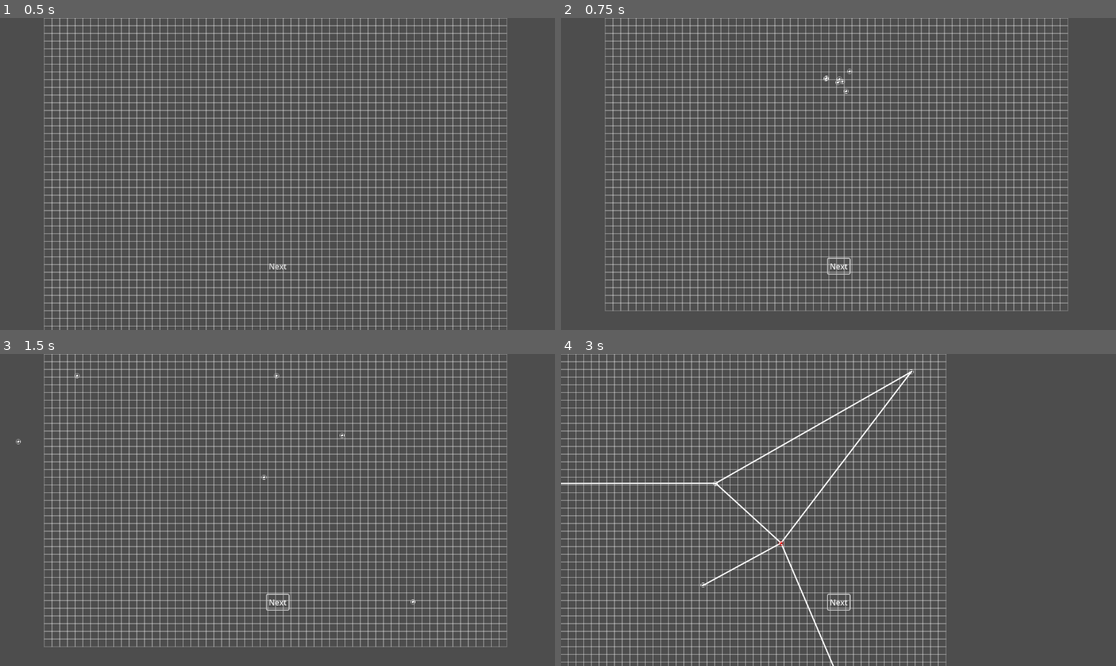
Above: before the commit, frames 1-4 (two rows, left to right).
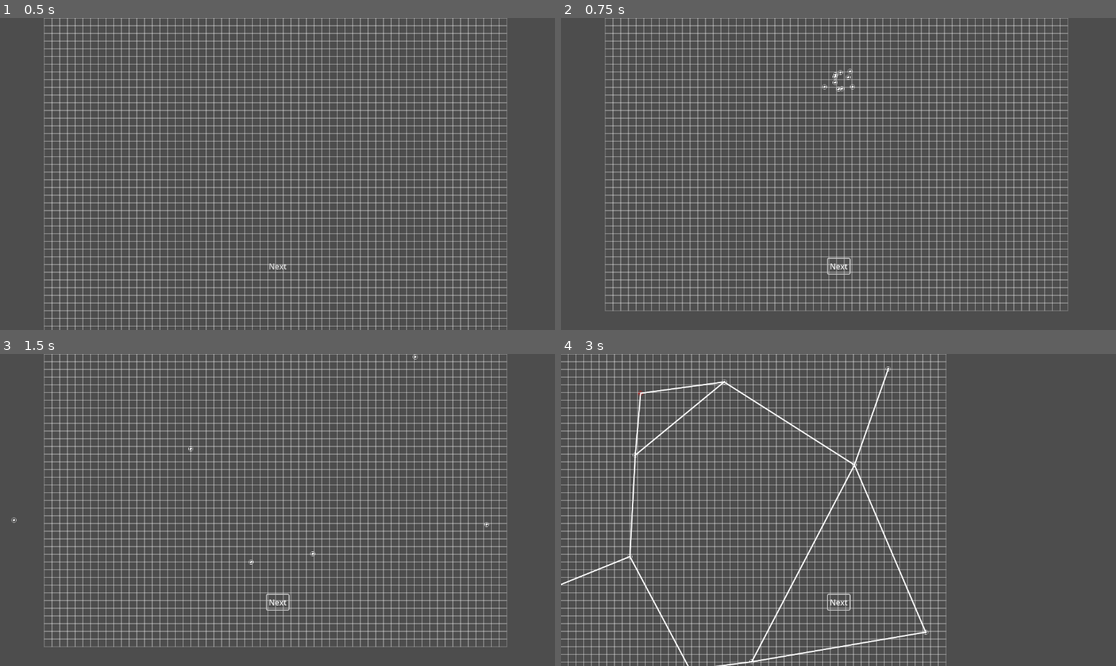
Above: after the commit, the same moments.

Repository: ionn232/Procedural-Generation-Applied-to-Metroidvania-Level-Design
Game: Godot game, scene res://scene/main_scene.tscn
Same seed, same stepped clock (60 frames per second), same inputs: the game is played once before the commit and once after it.
Inputs (mouse positions are in pixels of both pictures, inside the frame that each line leads up to):
- Up to frame 1 (0.5 s): no input
- Up to frame 2 (0.75 s): click "Next" at 0.5 s
- Up to frame 3 (1.5 s): click "Next" at 1.25 s
- Up to frame 4 (3 s): click "Next" at 2 s; tap Enter at 2.75 s; move the mouse to (960, 494) at 2.77 s; press the mouse at (960, 494) at 2.78 s

Frame 1 is identical in both runs. In frame 2, 0.1% of the frame differs, in the area x 47-53%, y 16-25%; in frame 3, 0.1%; in frame 4, 2.4%, in the area x 0-67%, y 4-100%.

Commit message:
step 5 optimizations

Diff:
--- a/class/map_generator.gd
+++ b/class/map_generator.gd
@@ -19,7 +19,7 @@
 	main_map.initialize_map()
 	Level.map = main_map
 	ui.stage_changed.connect(_stage_handler.bind())
-	rng.seed = hash("test_seed")
+	rng.seed = hash("test")
 
 func _stage_handler():
 	match(Utils.generator_stage):
@@ -198,18 +198,17 @@
 		#remove next area from elegibility: store progression and backtracking routes
 		progression_routes[expanding_area_index].push_back(available_routes[expanding_area_index].pop_at(route_index))
 		for current_route_list in available_routes: #TODO: introduce randomness (allow multiple entries to new area)
+			current_route_list.erase(new_area)
 			#TODO decide if saved to progression or not instead of saving to backtracking
-			var index:int = current_route_list.find(new_area)
-			if index != -1:
-				backtrack_routes[i].push_back(current_route_list.pop_at(index))
-		#add routes from next area to unseen areas to table
+			#var index:int = current_route_list.find(new_area)
+			#if index != -1:
+				#backtrack_routes[i].push_back(current_route_list.pop_at(index))
+		#fill table: add routes from next area to unseen areas
 		for route_dest:AreaPoint in ordered_areas[i].relations:
 			if !ordered_areas.has(route_dest):
 				available_routes[i].push_back(route_dest)
-
 	#apply to singleton instance
 	Level.area_points = ordered_areas
-
 	#store progression//backtracking information
 	for i:int in range(len(progression_routes)):
 		if len(progression_routes[i]) == 0: continue
--- a/scene/main_scene.tscn
+++ b/scene/main_scene.tscn
@@ -13,7 +13,7 @@
 [node name="MapGenerator" parent="." instance=ExtResource("1_6rntq")]
 map_size_x = 60
 map_size_y = 60
-number_of_areas = 7
+number_of_areas = 10
 area_size_factor = 5.0
 
 [node name="LayoutDisplay" parent="." node_paths=PackedStringArray("generator") instance=ExtResource("2_qa15b")]
--- a/static_resources/utils.gd
+++ b/static_resources/utils.gd
@@ -43,14 +43,32 @@
 	SPAWN
 }
 
-static var area_colors : Array[Color] = [ #TODO expand greatly
+const area_colors : Array[Color] = [
 	Color.RED,
+	Color.TEAL,
+	Color.YELLOW,
+	Color.PURPLE,
 	Color.GREEN,
+	Color.ORANGE,
 	Color.BLUE,
-	Color.ORANGE,
-	Color.PURPLE,
-	Color.YELLOW,
-	Color.TEAL
+	Color.AQUA,
+	Color.MAGENTA,
+	Color.LIME,
+	Color.SKY_BLUE,
+	Color.MAROON,
+	Color.NAVY_BLUE,
+	Color.FUCHSIA,
+	Color.OLIVE,
+	Color.CYAN,
+	Color.BROWN,
+	Color.LIGHT_PINK,
+	Color.DARK_GREEN,
+	Color.GOLD,
+	Color.INDIGO,
+	Color.SILVER,
+	Color.DARK_ORANGE,
+	Color.DARK_TURQUOISE,
+	Color.CRIMSON
 ]
 
 static func direction_to_vec2i(input:direction) -> Vector2i:
